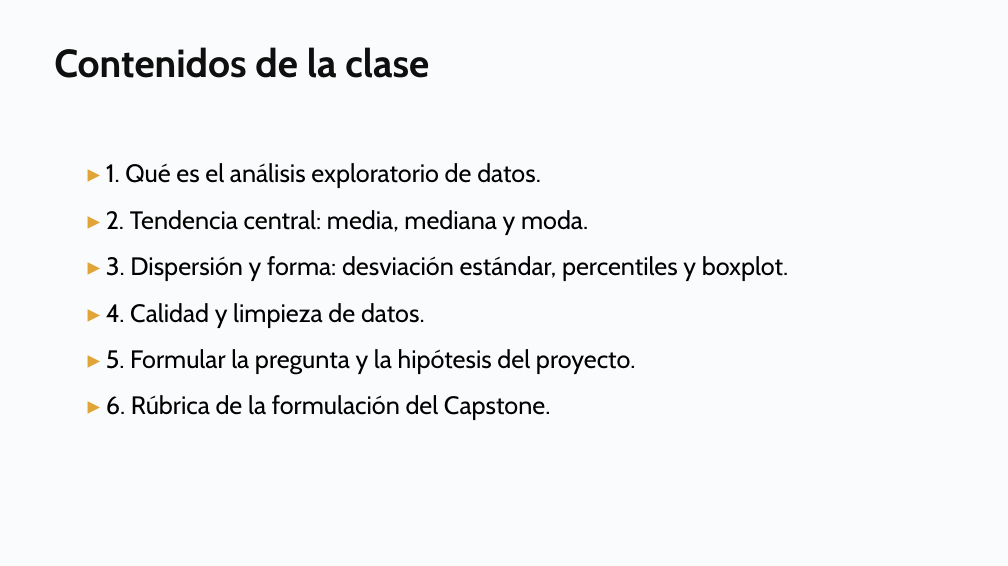
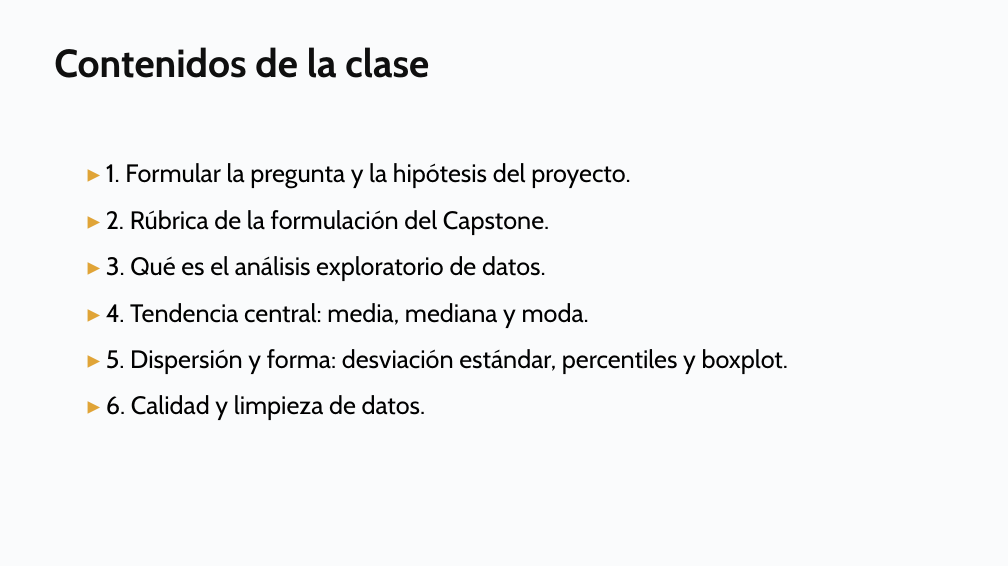
Before and after one commit to daniopitz/diplomado-cdd, a slide deck: slide 2 of presentaciones/clase02_eda_descriptiva.pptx. Drawn at 1008x566 pixels with LibreOffice and Linux fonts; fonts in the diff are those of the drawing. Boxes give left, top, right and bottom in pixels: in the first picture for what was removed or moved away, otherwise in the second. Text is boxed around its words. In the diff, an @@ line names an element or a change of style, - is before the commit and + after.

```diff
--- a/presentaciones/clase02_eda_descriptiva.pptx
+++ b/presentaciones/clase02_eda_descriptiva.pptx
@@ text at <box>106,163,788,420</box>: text changed @@
-▸ 1. Qué es el análisis exploratorio de datos.
-▸ 2. Tendencia central: media, mediana y moda.
-▸ 3. Dispersión y forma: desviación estándar, percentiles y boxplot.
-▸ 4. Calidad y limpieza de datos.
-▸ 5. Formular la pregunta y la hipótesis del proyecto.
-▸ 6. Rúbrica de la formulación del Capstone.
+▸ 1. Formular la pregunta y la hipótesis del proyecto.
+▸ 2. Rúbrica de la formulación del Capstone.
+▸ 3. Qué es el análisis exploratorio de datos.
+▸ 4. Tendencia central: media, mediana y moda.
+▸ 5. Dispersión y forma: desviación estándar, percentiles y boxplot.
+▸ 6. Calidad y limpieza de datos.
```
Also in this commit, not shown: 2 other slides changed, 1 slide added, 1 other file.
